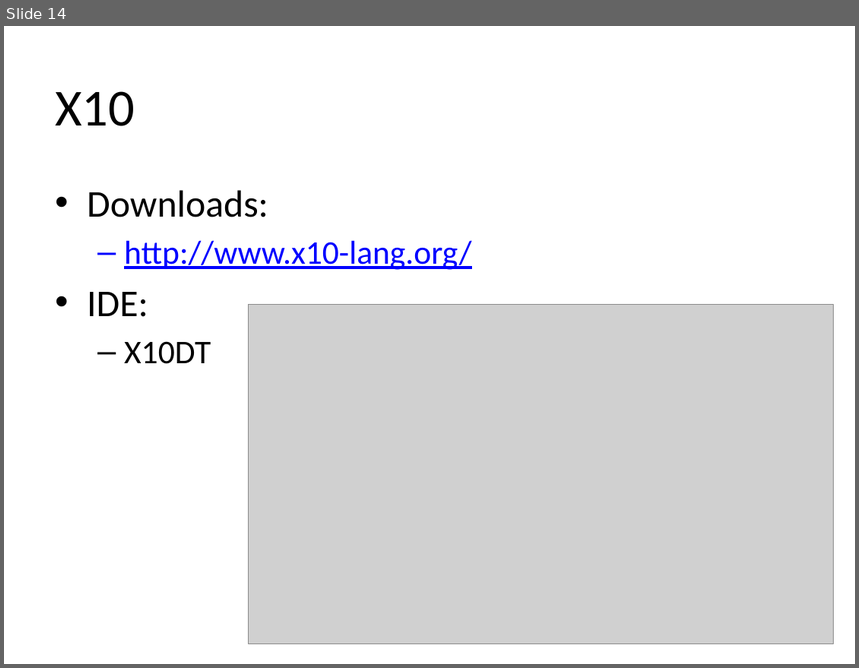
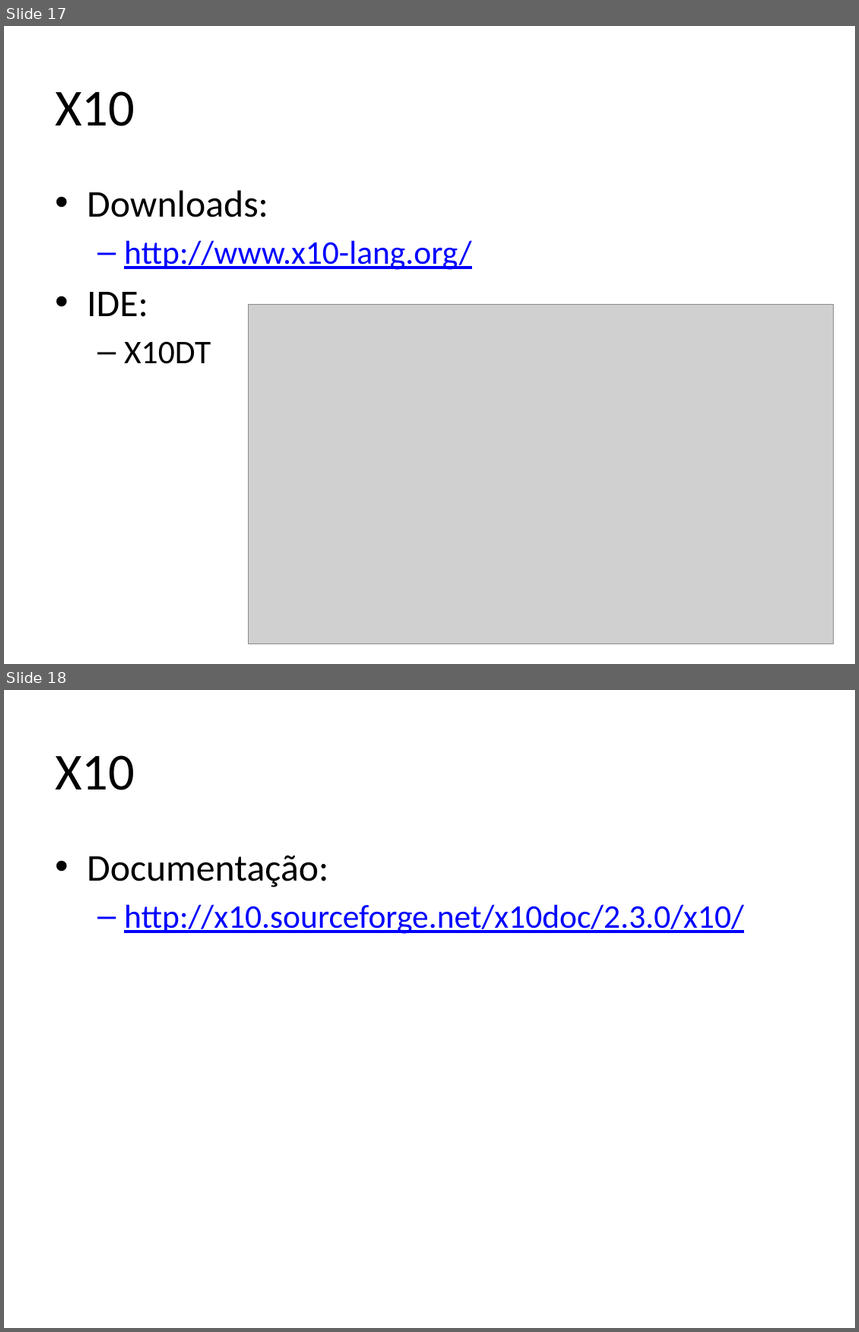
Before and after one commit to lquatrin/inf2591, a slide deck: x10.pptx. Shown one above the other, each under a label of ours: slide 14 before the commit, slides 17 and 18 after it. The pictures are 859x668 and 859x1332 pixels, drawn with LibreOffice and Linux fonts; fonts in the diff are those of the drawing; grey boxes stand for pictures. Boxes give left, top, right and bottom in pixels: in the first picture for what was removed or moved away, otherwise in the second. Text is boxed around its words. In the diff, an @@ line names an element or a change of style, - is before the commit and + after.

```diff
--- a/x10.pptx
+++ b/x10.pptx
@@ slide 18 added at [4,690,855,1328], background #FFFFFF @@
@@ title added at [55,755,135,790], 44 pt, text #000000 @@
+X10
@@ text added at [87,855,744,934], 28 pt, text #0000FF, underline @@
+• Documentação:
+  – http://x10.sourceforge.net/x10doc/2.3.0/x10/
@@ what was slide 14 is now slide 17 @@
```
Also in this commit, not shown: 3 other slides added, 5 other files.
